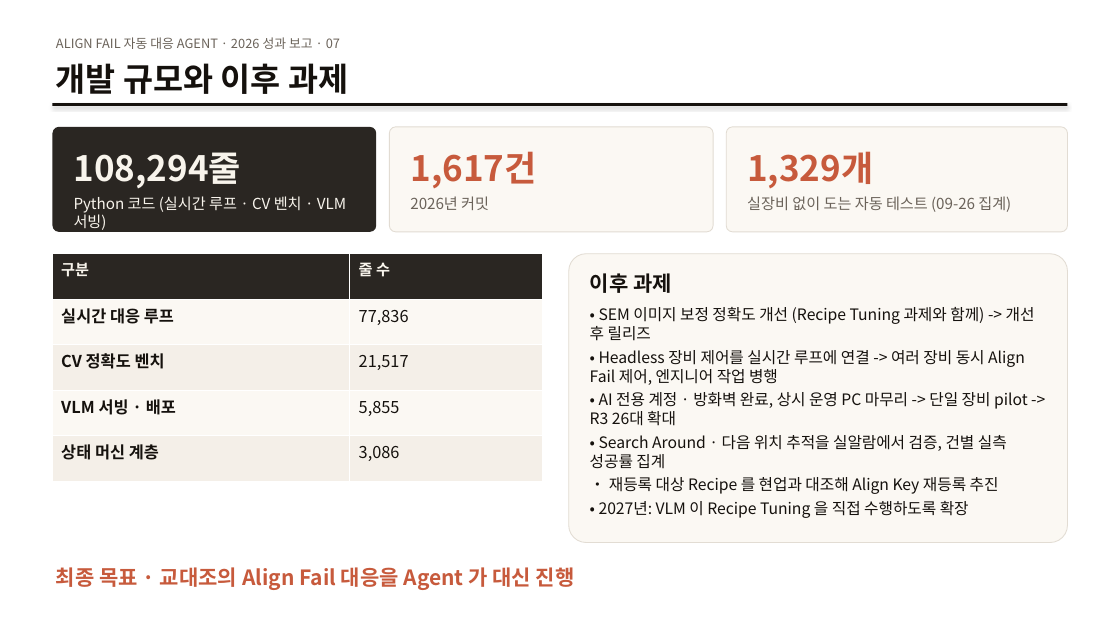
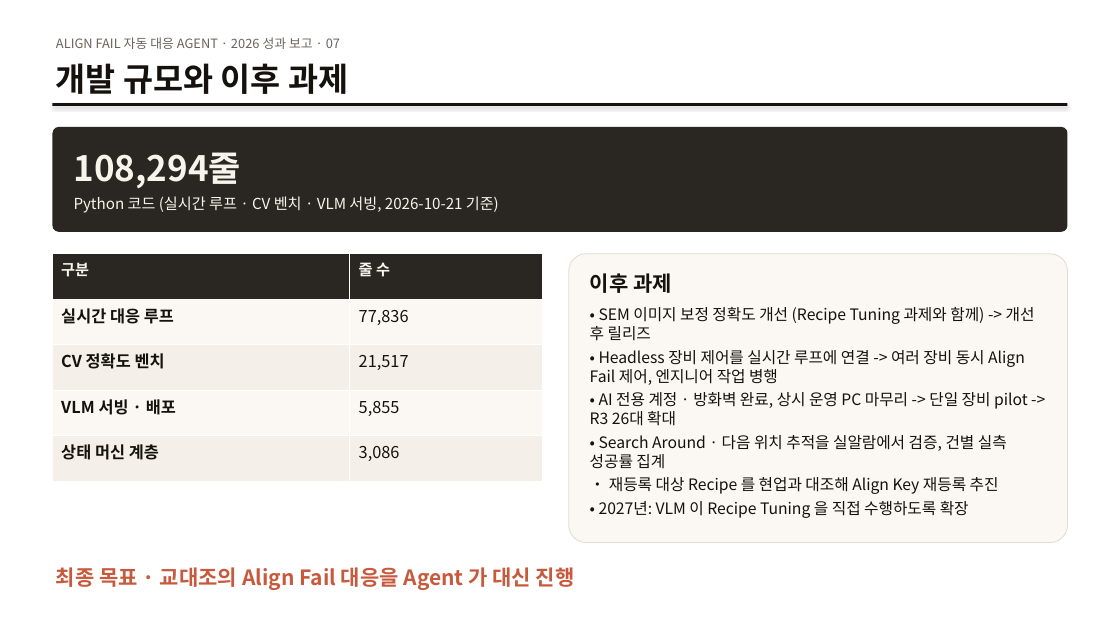
Before and after one commit to DarrenKoi/auto_recipe_creator, a slide deck: slide 8 of docs/project_progress/Align_Tuning_Agent_2026_year_end.pptx. Drawn at 1120x630 pixels with LibreOffice and Linux fonts; fonts in the diff are those of the drawing. Boxes give left, top, right and bottom in pixels: in the first picture for what was removed or moved away, otherwise in the second. Text is boxed around its words. In the diff, an @@ line names an element or a change of style, - is before the commit and + after.

```diff
--- a/docs/project_progress/Align_Tuning_Agent_2026_year_end.pptx
+++ b/docs/project_progress/Align_Tuning_Agent_2026_year_end.pptx
@@ rounded rectangle resized from (x1=390, y1=127, x2=713, y2=232) to (x1=52, y1=127, x2=1067, y2=232) @@
@@ rounded rectangle at (x1=52, y1=127, x2=1067, y2=232): fill #FBF8F3 to #2A2622; outline #E2DCD3 0.75 pt to none @@
@@ rounded rectangle removed at (x1=52, y1=127, x2=376, y2=232) @@
@@ rounded rectangle removed at (x1=727, y1=127, x2=1068, y2=232) @@
@@ text removed at (x1=410, y1=151, x2=536, y2=188) @@
-1,617건
@@ text removed at (x1=747, y1=151, x2=873, y2=188) @@
-1,329개
@@ text at (x1=74, y1=196, x2=499, y2=213): text changed @@
-Python 코드 (실시간 루프 · CV 벤치 · VLM 서빙)
+Python 코드 (실시간 루프 · CV 벤치 · VLM 서빙, 2026-10-21 기준)
@@ text removed at (x1=410, y1=196, x2=489, y2=210) @@
-2026년 커밋
@@ text removed at (x1=747, y1=196, x2=1011, y2=212) @@
-실장비 없이 도는 자동 테스트 (09-26 집계)
```
Also in this commit, not shown: 2 other files.
